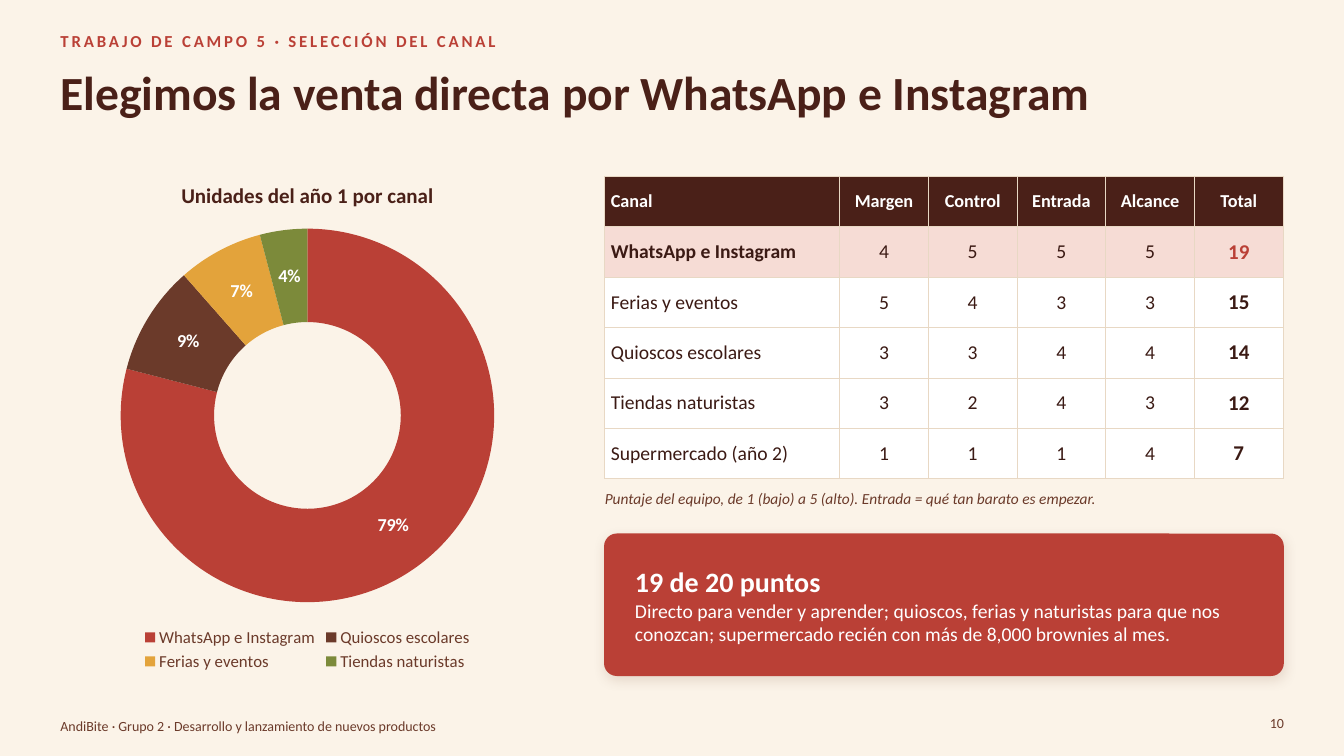
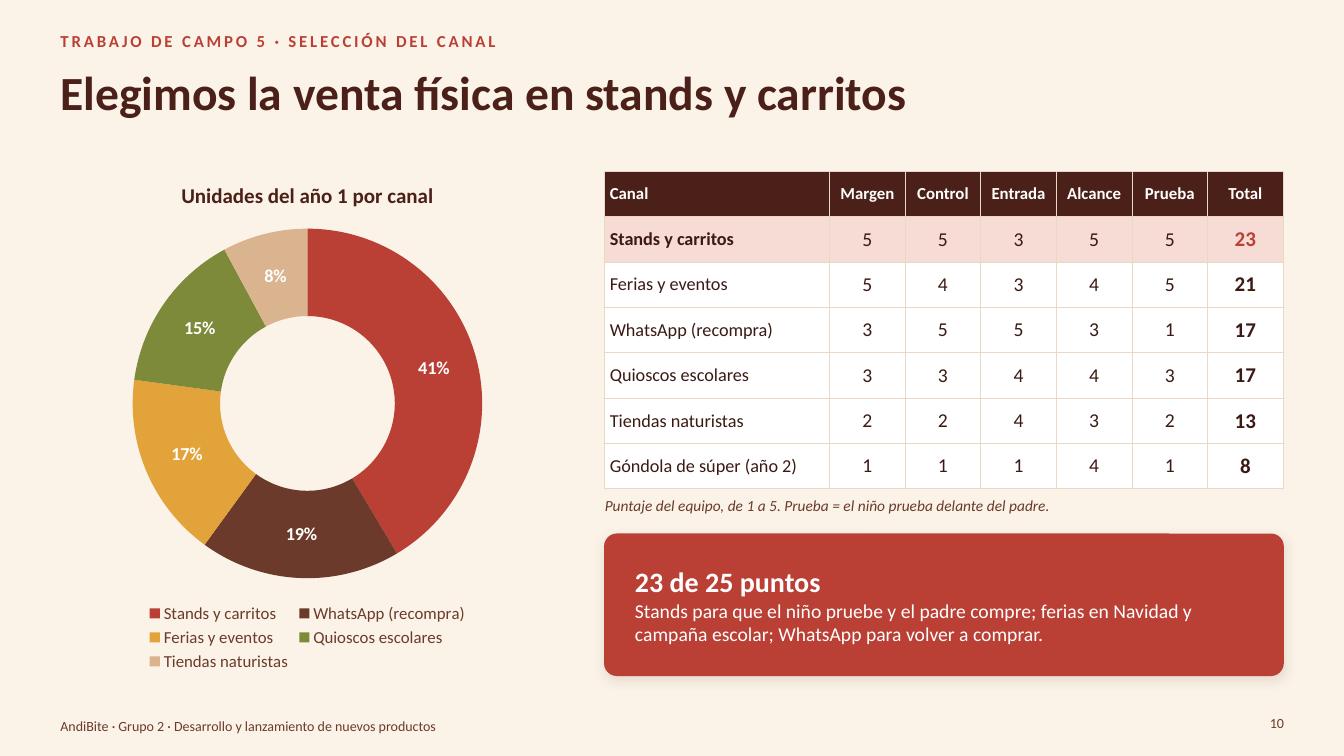
Before and after one commit to Darknow-web/Desarrollo-y-lanzamiento-de-producto-y-marca, a slide deck: slide 10 of 04-reformulacion/TC5-8/TC5-8-AndiBite.pptx. Drawn at 1344x756 pixels with LibreOffice and Linux fonts; fonts in the diff are those of the drawing; background and template pictures are left out. Boxes give left, top, right and bottom in pixels: in the first picture for what was removed or moved away, otherwise in the second. Text is boxed around its words. In the diff, an @@ line names an element or a change of style, - is before the commit and + after.

```diff
--- a/04-reformulacion/TC5-8/TC5-8-AndiBite.pptx
+++ b/04-reformulacion/TC5-8/TC5-8-AndiBite.pptx
@@ title at bbox=[60, 76, 906, 118]: text changed @@
-Elegimos la venta directa por WhatsApp e Instagram
+Elegimos la venta física en stands y carritos
@@ doughnut chart at bbox=[40, 161, 575, 676] @@
-categories: WhatsApp e Instagram, Quioscos escolares, Ferias y eventos, Tiendas naturistas
+categories: Stands y carritos, WhatsApp (recompra), Ferias y eventos, Quioscos escolares, Tiendas naturistas
-Series 1: 79, 9, 7, 4
+Series 1: 41, 19, 17, 15, 8
@@ data labels of Series 1 changed @@
@@ table at bbox=[605, 171, 1284, 479] @@
-Canal | Margen | Control | Entrada | Alcance | Total
-WhatsApp e Instagram | 4 | 5 | 5 | 5 | 19
-Ferias y eventos | 5 | 4 | 3 | 3 | 15
-Quioscos escolares | 3 | 3 | 4 | 4 | 14
-Tiendas naturistas | 3 | 2 | 4 | 3 | 12
-Supermercado (año 2) | 1 | 1 | 1 | 4 | 7
+Canal | Margen | Control | Entrada | Alcance | Prueba | Total
+Stands y carritos | 5 | 5 | 3 | 5 | 5 | 23
+Ferias y eventos | 5 | 4 | 3 | 4 | 5 | 21
+WhatsApp (recompra) | 3 | 5 | 5 | 3 | 1 | 17
+Quioscos escolares | 3 | 3 | 4 | 4 | 3 | 17
+Tiendas naturistas | 2 | 2 | 4 | 3 | 2 | 13
+Góndola de súper (año 2) | 1 | 1 | 1 | 4 | 1 | 8
@@ table: place and size @@
-table at bbox=[605, 176, 1284, 467]
+table at bbox=[605, 171, 1284, 479]
@@ text at bbox=[605, 500, 1049, 514]: text changed @@
-Puntaje del equipo, de 1 (bajo) a 5 (alto). Entrada = qué tan barato es empezar.
+Puntaje del equipo, de 1 a 5. Prueba = el niño prueba delante del padre.
@@ text at bbox=[635, 572, 1192, 644]: text changed @@
-19 de 20 puntos
-Directo para vender y aprender; quioscos, ferias y naturistas para que nos conozcan; supermercado recién con más de 8,000 brownies al mes.
+23 de 25 puntos
+Stands para que el niño pruebe y el padre compre; ferias en Navidad y campaña escolar; WhatsApp para volver a comprar.
```
Also in this commit, not shown: 18 other slides changed, 2 slides added, 3 other files.
